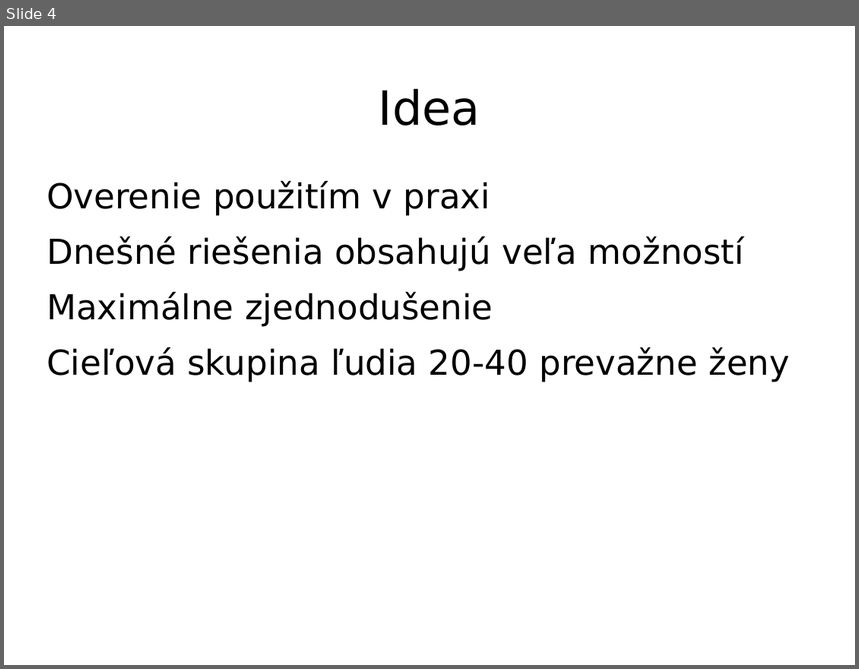
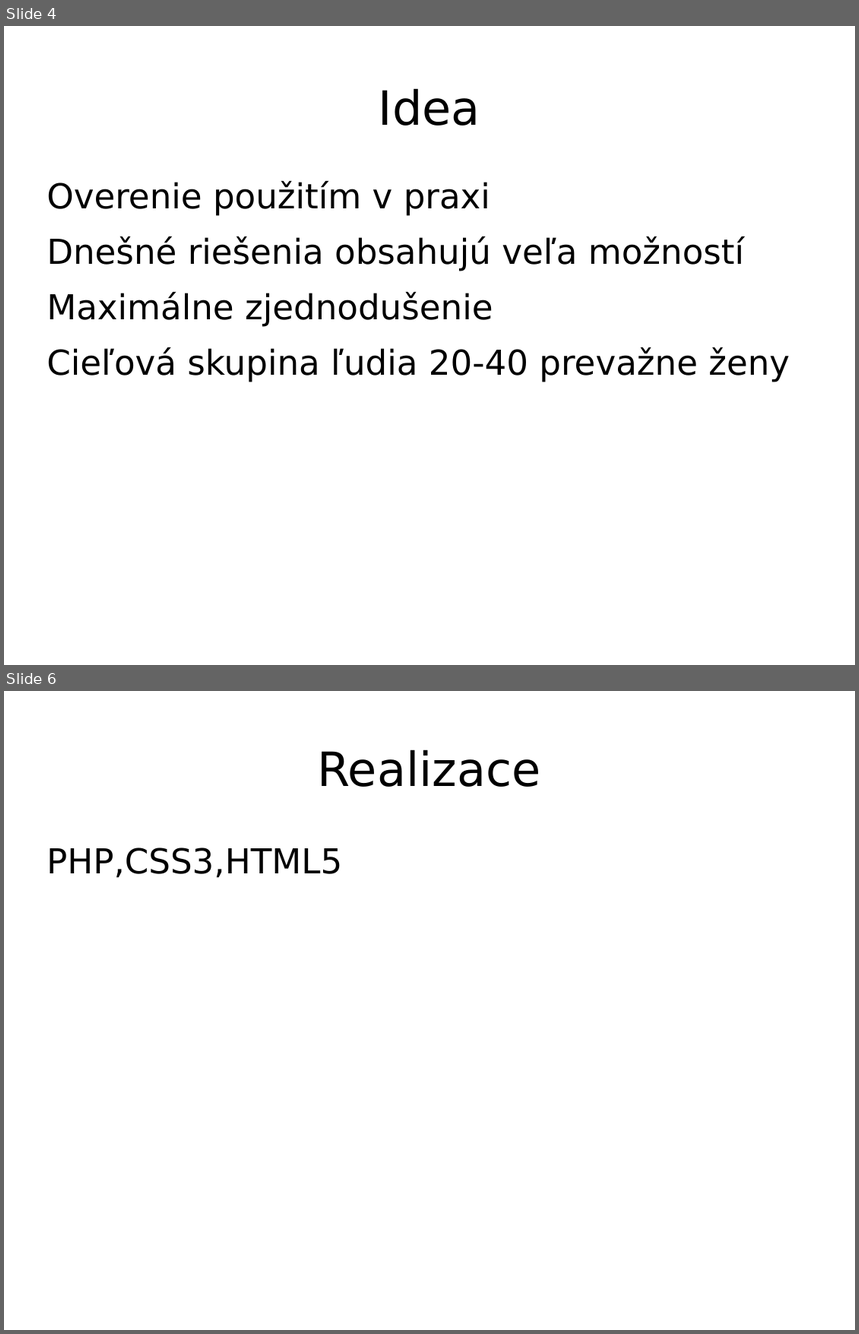
Before and after one commit to projektyFIT/ITU, a slide deck: prezentace/prezentace.ppt. Shown one above the other, each under a label of ours: slide 4 before the commit, slides 4 and 6 after it; the slides between them are not shown. The pictures are 859x669 and 859x1334 pixels, drawn with LibreOffice and Linux fonts; fonts in the diff are those of the drawing; background and template pictures are left out. Boxes give left, top, right and bottom in pixels: in the first picture for what was removed or moved away, otherwise in the second. Text is boxed around its words. In the diff, an @@ line names an element or a change of style, - is before the commit and + after.

```diff
--- a/prezentace/prezentace.ppt
+++ b/prezentace/prezentace.ppt
@@ slide 6 added at bbox=[4, 691, 855, 1330], background picture (left out) @@
@@ title added at bbox=[318, 750, 541, 787], 44 pt, text #000000 @@
+Realizace
@@ text added at bbox=[47, 848, 342, 878], 32 pt, text #000000 @@
+PHP,CSS3,HTML5
```
Also in this commit, not shown: 11 other slides added, 1 slide removed.
